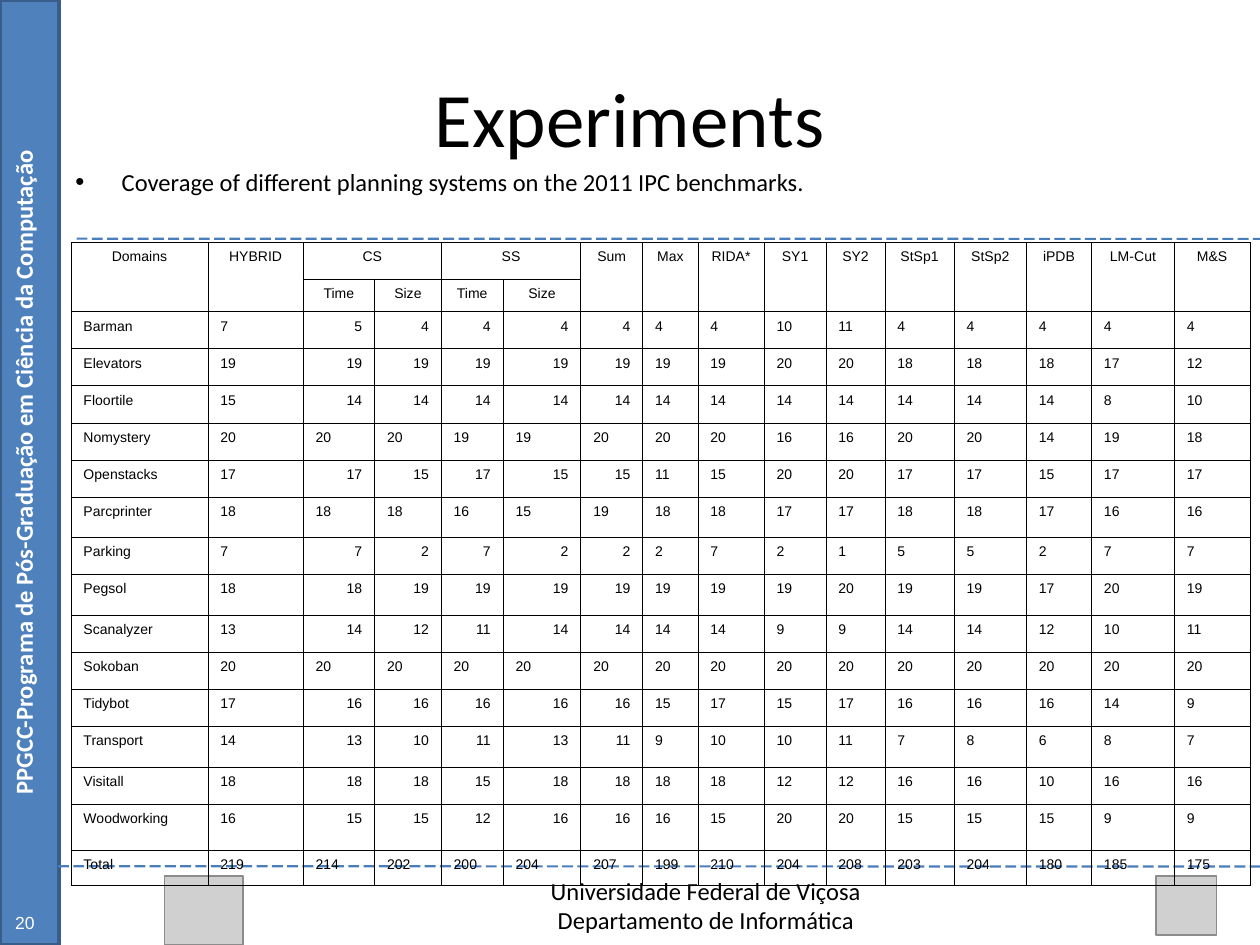
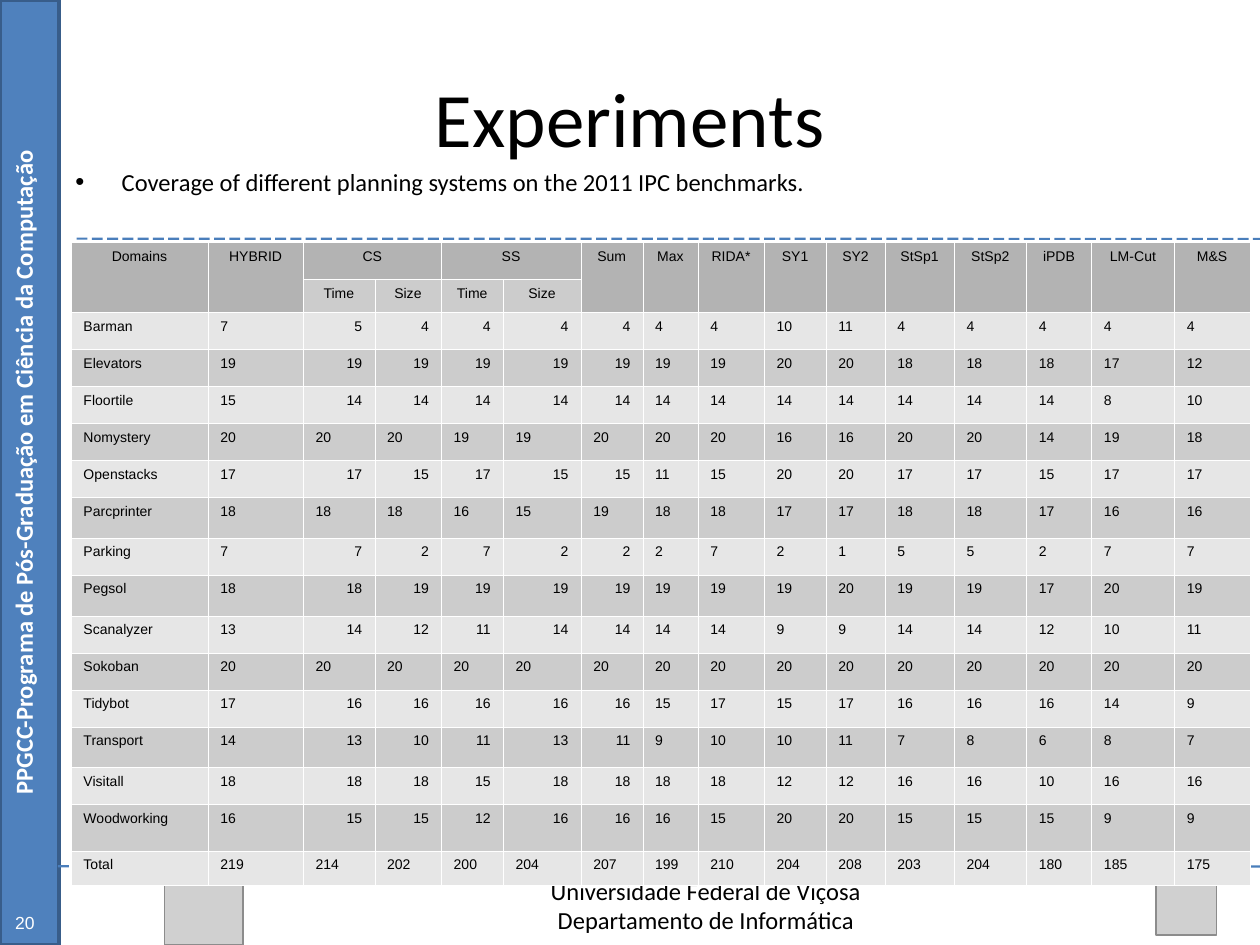
Before and after one commit to Marvinsky/research-marvin, a slide deck: slide 57 of latex/odp/dissertation_v6.odp. Drawn at 1260x945 pixels with LibreOffice and Linux fonts; fonts in the diff are those of the drawing; grey boxes stand for pictures. Boxes give left, top, right and bottom in pixels: in the first picture for what was removed or moved away, otherwise in the second. Text is boxed around its words. In the diff, an @@ line names an element or a change of style, - is before the commit and + after.

```diff
--- a/latex/odp/dissertation_v6.odp
+++ b/latex/odp/dissertation_v6.odp
@@ table at [71, 242, 1252, 885] @@
@@ fill none to #B3B3B3 in 14 cells @@
@@ fill none to #CCCCCC in 116 cells @@
@@ fill none to #E6E6E6 in 128 cells @@
@@ borders changed @@
```
Also in this commit, not shown: 8 other slides changed, 1 other file.
